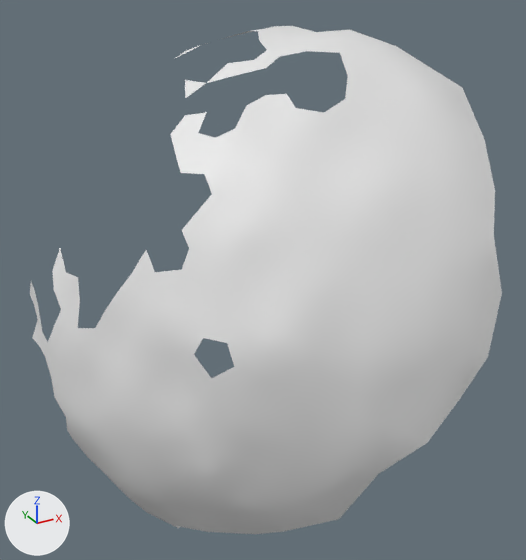
What one commit did to the OBJ model res/final/onecam_fullvolume/12/cleanedup/FullVolium.000368.obj.
One viewpoint serves both versions: a camera (50 mm lens) standing at (530.3, 143.3, 498.4) and looking at (618.9, 304.3, 417.9). The axes (+X, +Y, +Z) are drawn at lower left. The lights are the same throughout. Where no turn or scale is listed for an object, it has been applied to the vertices.

Names of what the first picture shows: 'FullVolium.000368'.
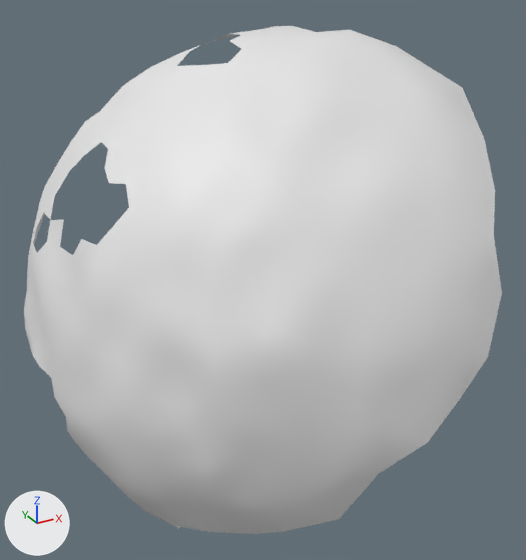
The change in detail:
me_fullvolium_000368 is used by ob_fullvolium_000368; location (0.0, 0.0, 0.0).
Verts and faces of me_fullvolium_000368; kept vertices keep their numbers, new ones are numbered from 396.
Before the commit, vertices of me_fullvolium_000368: 174 (584.8, 268.4, 425.5) at pixel (203, 338), 175 (588.6, 264.7, 425.1) at pixel (227, 343), 178 (589.1, 262.5, 420.4) at pixel (234, 366), 179 (584.9, 265.0, 417.5) at pixel (211, 378), 202 (582.9, 269.3, 421.7) at pixel (193, 354).
me_fullvolium_000368 had 396 vertices, 690 faces and spanned x 560.0..677.5, y 243.0..335.2, z 341.9..481.5.
me_fullvolium_000368 now has 545 vertices, 1015 faces and spans x 558.9..677.5, y 243.0..360.2, z 341.9..481.5.
Part 1, on me_fullvolium_000368:
148 vertices are added at x 558.9..626.2, y 281.2..360.2, z 393.2..480.8.
320 new faces join them.
Part 2, on me_fullvolium_000368:
New vertex 423 is at (585.6, 265.6, 422.4), pixel (213, 356).
New faces: (174, 202, 423), (174, 423, 175), (175, 423, 178), (178, 423, 179), (179, 423, 202).

Where the change shows, as pixel boxes [x1, y1, x2, y2] in the pictures (526 x 560 px):
'FullVolium.000368', reshaped: before [30, 26, 502, 534]; after [24, 26, 502, 534]
part 1 of me_fullvolium_000368, added: after [24, 31, 348, 377]
part 2 of me_fullvolium_000368, added: after [194, 338, 234, 378]
